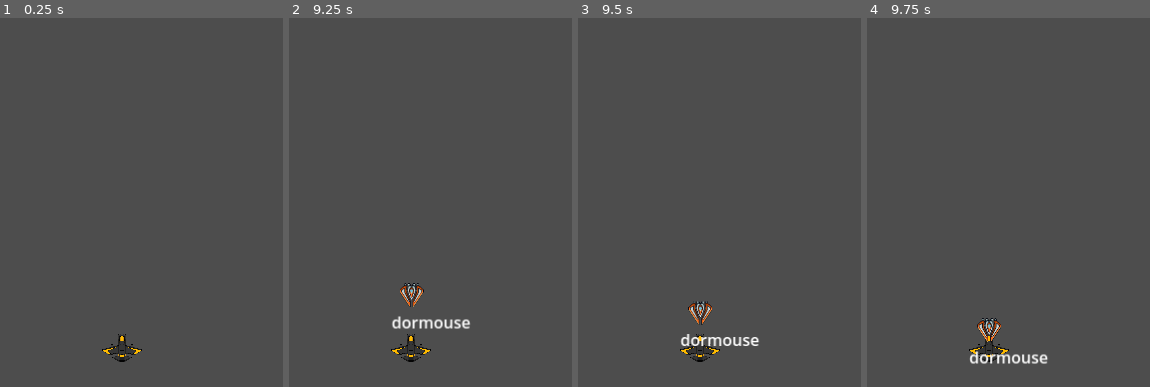
Above: before the commit, frames 1-4 (left to right).
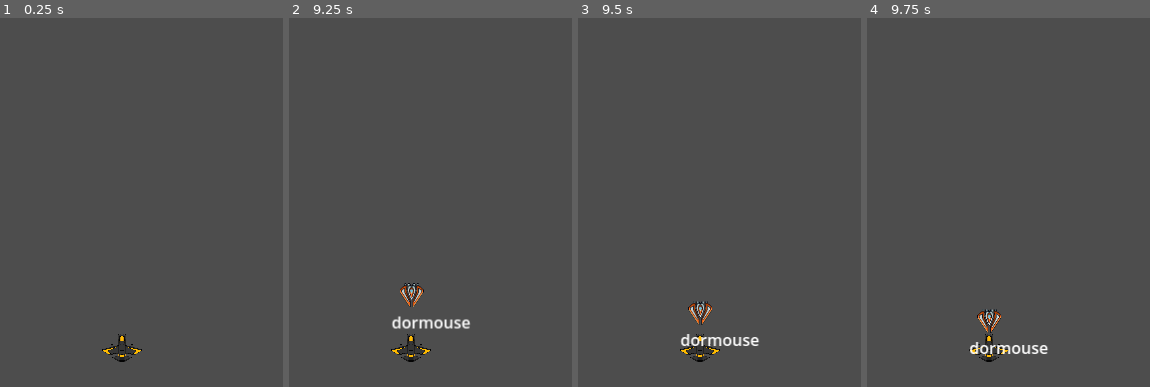
Above: after the commit, the same moments.

Repository: emilabraham/SimpleType
Game: Godot game, scene res://main.tscn
The game is run twice, just before and just after one commit, with the same random seed, the same clock (stepped at 60 frames per second) and the same inputs. The engine's default icon, where the game draws it, is replaced by a stand-in: a white triangle on a blue panel in a dark square.
Inputs:
- Up to frame 1 (0.25 s): no input
- Up to frame 2 (9.25 s): tap Enter at 0.5, 8 s; tap Space at 5 s
- Up to frame 3 (9.5 s): no input
- Up to frame 4 (9.75 s): no input
The pictures show only the part of the screen within x 30-80%, y 50-100%; the shares and areas given below are measured in that part.

Frames 1-3 are identical in both runs. In frame 4, 1.5% of the frame differs, in the area x 36-64%, y 78-94%.
Error after the commit: Invalid access to property or key '_on_kill_word' on a base object of type 'CharacterBody2D'. (res://main.gd:20)

Commit message:
add collision for ship

Diff:
--- a/main.tscn
+++ b/main.tscn
@@ -10,8 +10,14 @@
 
 [node name="HUD" parent="." instance=ExtResource("3_at8w2")]
 
-[node name="Ship" type="Sprite2D" parent="."]
+[node name="Ship" type="CharacterBody2D" parent="."]
 position = Vector2(300, 700)
 scale = Vector2(0.105, 0.105)
+script = ExtResource("6_0i4ph")
+
+[node name="Sprite2D" type="Sprite2D" parent="Ship"]
+scale = Vector2(1, 1)
 texture = ExtResource("5_s05e3")
-script = ExtResource("6_0i4ph")
+
+[node name="CollisionPolygon2D" type="CollisionPolygon2D" parent="Ship"]
+polygon = PackedVector2Array(-19.0476, 142.857, -200, 19.0479, -114.286, -9.52393, -114.286, -38.0952, -76.1904, -38.0952, -76.1904, -19.0474, -47.6191, -28.5713, -47.6191, -142.857, 47.6191, -142.857, 47.6191, -28.5713, 76.1904, -19.0474, 76.1904, -47.6191, 114.286, -47.6191, 114.286, -9.52393, 200, 9.52393, 209.524, 19.0479, 28.5715, 142.857, -9.52368, 142.857)
